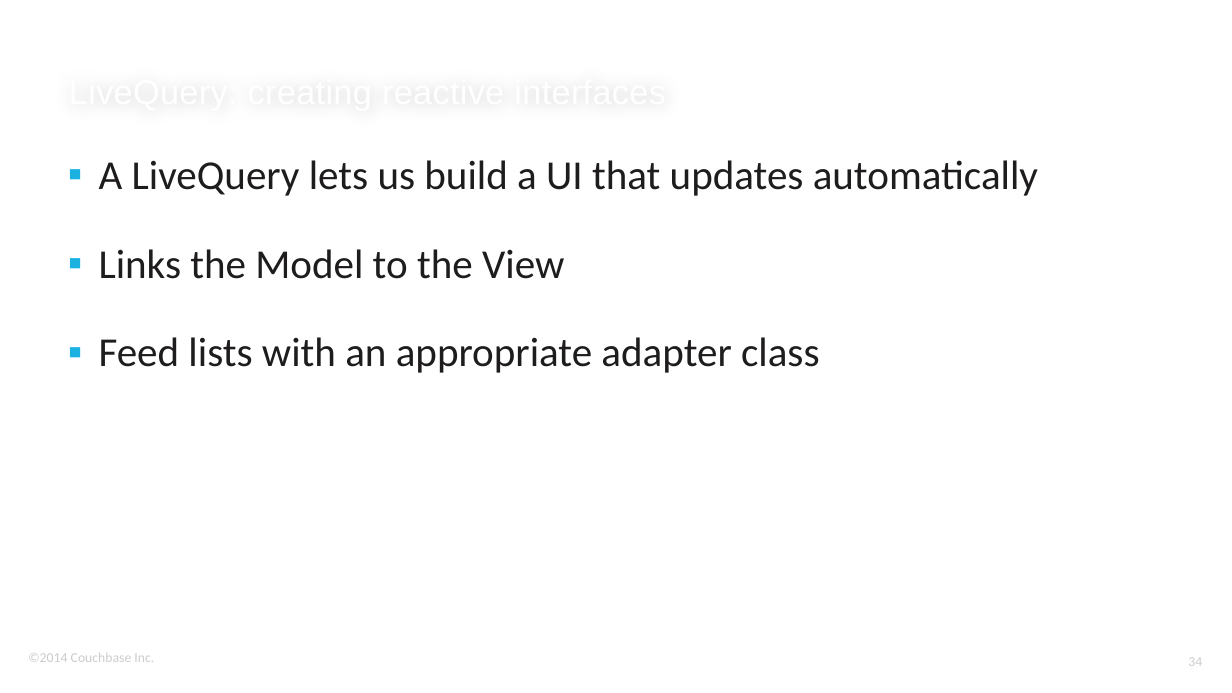
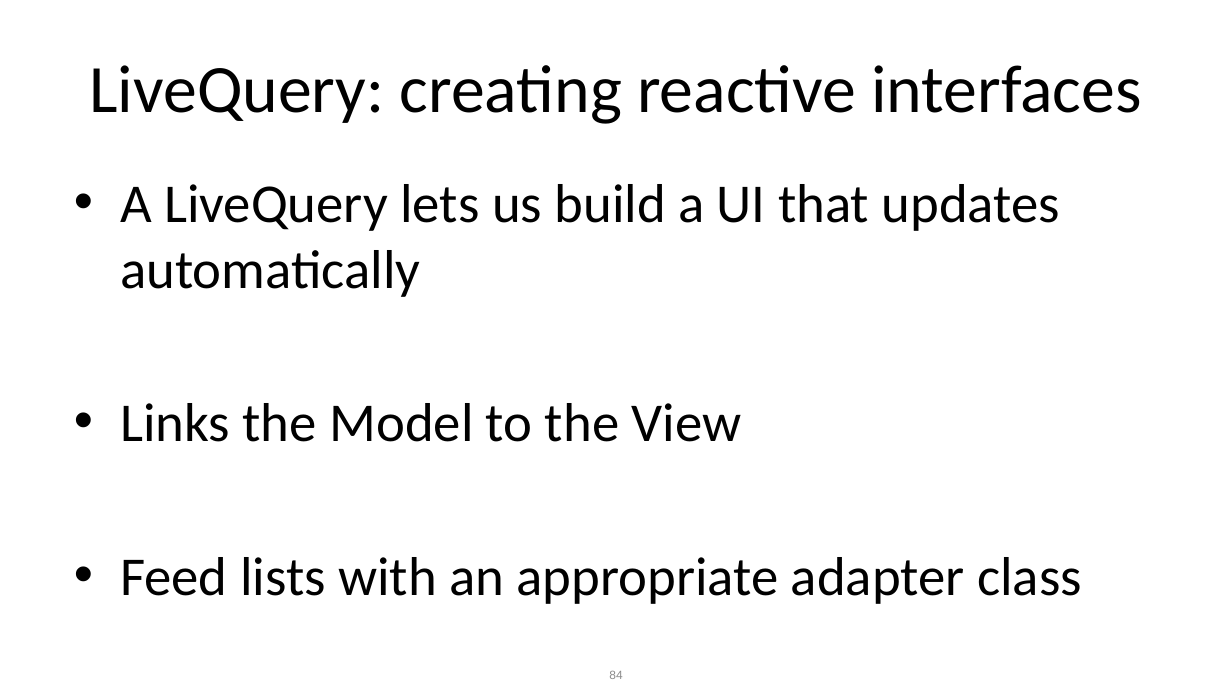
Before and after one commit to ldoguin/couchbase-mobile-android-workshop, a slide deck: slide 84 of AndroidWorkshopMasterDetailFlow.pptx (slide 34 before the commit). Drawn at 1232x693 pixels with LibreOffice and Linux fonts; fonts in the diff are those of the drawing; background and template pictures are left out. Boxes give left, top, right and bottom in pixels: in the first picture for what was removed or moved away, otherwise in the second. Text is boxed around its words. In the diff, an @@ line names an element or a change of style, - is before the commit and + after.

```diff
--- a/AndroidWorkshopMasterDetailFlow.pptx
+++ b/AndroidWorkshopMasterDetailFlow.pptx
@@ title "LiveQuery: creating reactive interfaces": place and size @@
-title "LiveQuery: creating reactive interfaces" at bbox=[63, 0, 1141, 118]
+title "LiveQuery: creating reactive interfaces" at bbox=[89, 65, 1141, 124]
@@ title "LiveQuery: creating reactive interfaces" at bbox=[89, 65, 1141, 124]: size 20 to 39.6 pt, font Arial to Calibri, text colour #FFFFFF to #000000, letter spacing 0.2 to 0 pt; alignment left to centre; vertical alignment bottom to middle @@
@@ text "A LiveQuery lets us build ...": place and size @@
-text "A LiveQuery lets us build ..." at bbox=[99, 160, 1038, 373]
+text "A LiveQuery lets us build ..." at bbox=[120, 184, 1082, 604]
@@ text "A LiveQuery lets us build ..." at bbox=[120, 184, 1082, 604]: size 24 to 32 pt, text colour #1E1C1C to #000000; bullet ▪ to •; line spacing 0.9 to 1; more space between paragraphs @@
@@ text removed at bbox=[28, 653, 154, 662] @@
-©2014 Couchbase Inc.
@@ page number removed at bbox=[1188, 657, 1202, 666] @@
-34
@@ page number added at bbox=[609, 671, 622, 679], 7 pt, text #8C8C8C @@
+84
```
Also in this commit, not shown: 27 other slides changed, 58 slides added, 8 slides removed.
